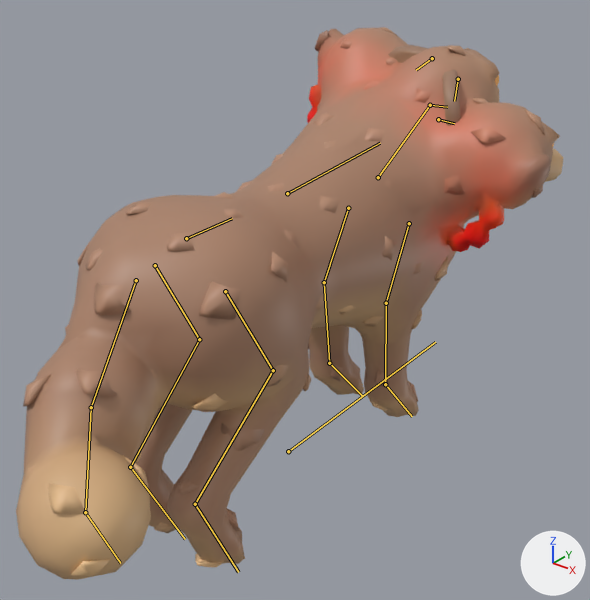
The glTF model game/art/models/battle/cerberus.glb: old version first, new version second.
The view is the same before and after, from a 50 mm lens placed at (1.044, -1.281, 1.216), pointed at (0.025, -0.007, 0.425). Lighting does not change. The marker at lower right points along +X, +Y and +Z. The older version comes first. Both versions are drawn at frame 11 of the action 'fidget'; the numbers are the values there. The bones that bend it are drawn over the model as lines.

In view in the first picture: 'cerberus_movie'.
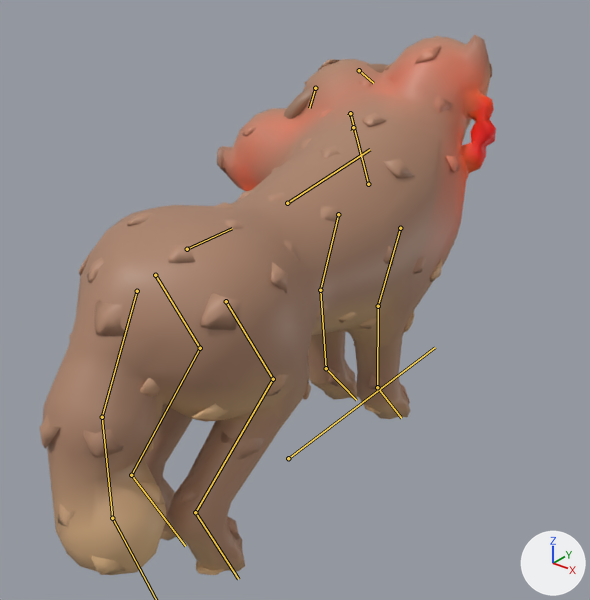
The edits, one by one:
Bone 'root' (bone_root) moves from (0.0, 0.0, 0.0) to (0.0, 0.0, -0.021).
Bone 'chest' (bone_chest) turns from (0, 0, 0) to (0, 0, 4) degrees about its own x, y and z.
Bone 'neck' (bone_neck) turns from (8, 0, -20) to (3, 0, 34) degrees about its own x, y and z.
Bone 'head' (bone_head) turns from (-5, 0, -15) to (0, 0, 20) degrees about its own x, y and z.
Bone 'ear.L' (bone_ear_l) turns from (-12, 0, 0) to (23, 0, 5) degrees about its own x, y and z.
Bone 'ear.R' (bone_ear_r) turns from (-12, 0, -5) to (23, 0, 0) degrees about its own x, y and z.
Bone 'fl_upper.L' (bone_fl_upper_l) turns from (0, 0, 0) to (6, 0, 0) degrees about its own x, y and z.
Bone 'fl_lower.L' (bone_fl_lower_l) turns from (0, 0, 0) to (-6, 0, 0) degrees about its own x, y and z.
Bone 'fl_upper.R' (bone_fl_upper_r) turns from (0, 0, 0) to (-6, 0, 0) degrees about its own x, y and z.
Bone 'fl_lower.R' (bone_fl_lower_r) turns from (0, 0, 0) to (6, 0, 0) degrees about its own x, y and z.
Bone 'tail1' (bone_tail1) turns from (-14, 0, -15) to (6, 0, 0) degrees about its own x, y and z.
Bone 'tail2' (bone_tail2) turns from (-14, 0, -29) to (6, 0, -15) degrees about its own x, y and z.
Bone 'tail3' (bone_tail3) turns from (-14, 0, -42) to (6, 0, -30) degrees about its own x, y and z.

What differs and where, as boxes [x1, y1, x2, y2] in the pictures (590 x 600 px):
'cerberus_movie', posed (17% narrower): before [16, 27, 563, 580]; after [40, 35, 496, 575]
bone 'root', root to tip: before (288, 451) to (435, 342); after (288, 458) to (435, 347)
bone 'chest', root to tip: before (287, 193) to (380, 143); after (287, 203) to (370, 149)
bone 'neck', root to tip: before (378, 177) to (430, 105); after (368, 184) to (350, 113)
bone 'head', root to tip: before (430, 105) to (447, 107); after (350, 113) to (348, 115)
bone 'ear.L', root to tip: before (432, 58) to (416, 70); after (315, 88) to (309, 108)
bone 'ear.R', root to tip: before (458, 79) to (454, 101); after (359, 70) to (373, 83)
bone 'fl_upper.L', root to tip: before (348, 208) to (324, 282); after (338, 214) to (320, 290)
bone 'fl_lower.L', root to tip: before (324, 282) to (329, 363); after (320, 290) to (326, 368)
bone 'fl_upper.R', root to tip: before (409, 223) to (386, 303); after (400, 228) to (378, 306)
bone 'fl_lower.R', root to tip: before (386, 303) to (385, 384); after (378, 306) to (377, 387)
bone 'tail1', root to tip: before (136, 280) to (91, 407); after (137, 291) to (102, 417)
bone 'tail2', root to tip: before (91, 407) to (85, 512); after (102, 417) to (112, 518)
